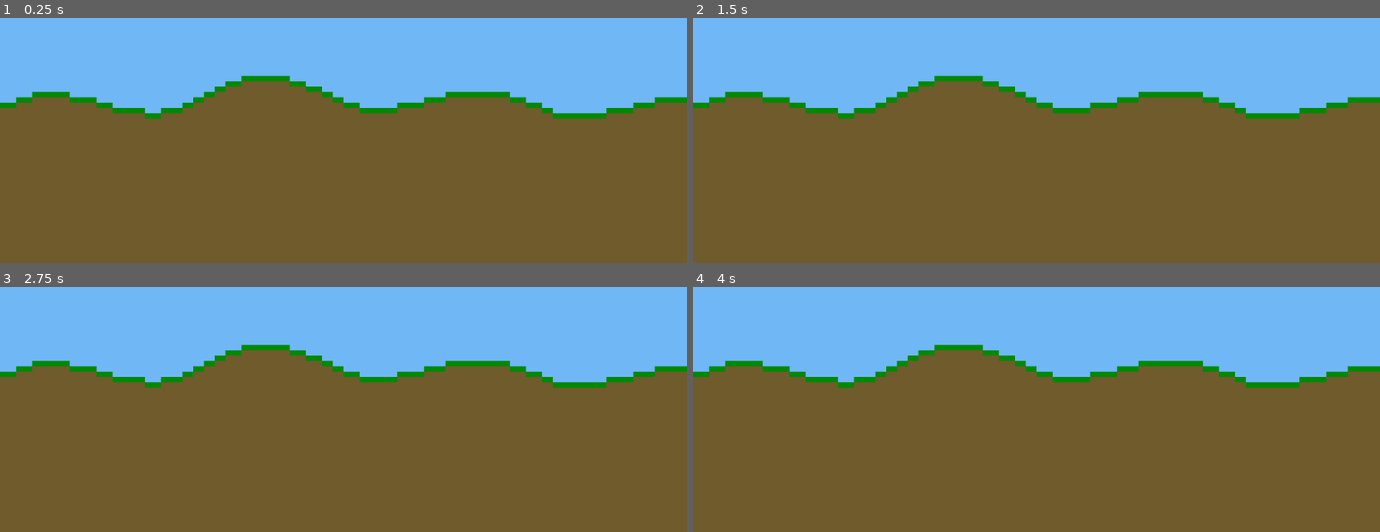
Above: before the commit, frames 1-4 (two rows, left to right).
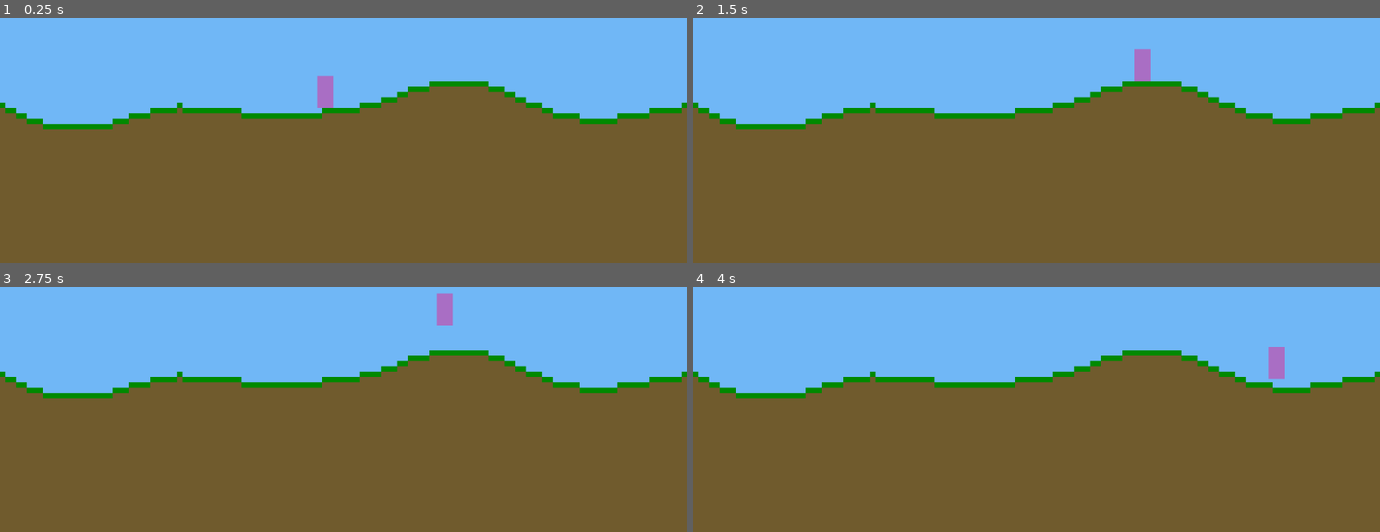
Above: after the commit, the same moments.

Repository: prophets-of-tron/into-the-woods
Game: Godot game, scene res://World.tscn
The game is run twice, just before and just after one commit, with the same random seed, the same clock (stepped at 60 frames per second) and the same inputs. Before the commit the project starts from res://Game.tscn.
Inputs:
- Up to frame 1 (0.25 s): no input
- Up to frame 2 (1.5 s): tap Enter at 0.5 s; hold Space 0.53-1.28 s; hold D from 0.53 s (still down); tap Space at 1.35 s
- Up to frame 3 (2.75 s): tap Space at 1.52, 1.82 s; release D at 2.03 s; hold A from 2.03 s (still down); hold Space from 2.03 s (still down)
- Up to frame 4 (4 s): release A at 2.78 s; release Space at 2.78 s; hold D from 2.78 s (still down); tap Space at 2.85, 3.02, 3.32 s; hold Space from 3.53 s (still down)

The runs differ from the first frame. In frame 1, 7.9% of the frame differs, in the area x 0-100%, y 23-46%; in frame 2, 8.1%, in the area x 0-100%, y 12-46%; in frame 3, 8.1%; in frame 4, 8.1%.

Commit message:
:sparkles: Add basic player movement
- Rename Game to World

Diff:
--- a/into-the-woods/Game.tscn
+++ /dev/null
@@ -1,9 +0,0 @@
-[gd_scene load_steps=3 format=2]
-
-[ext_resource path="res://Game.gd" type="Script" id=1]
-[ext_resource path="res://terrain/Terrain.tscn" type="PackedScene" id=2]
-
-[node name="Game" type="Node2D"]
-script = ExtResource( 1 )
-
-[node name="Terrain" parent="." instance=ExtResource( 2 )]
--- /dev/null
+++ b/into-the-woods/World.tscn
@@ -0,0 +1,15 @@
+[gd_scene load_steps=4 format=2]
+
+[ext_resource path="res://World.gd" type="Script" id=1]
+[ext_resource path="res://terrain/Terrain.tscn" type="PackedScene" id=2]
+[ext_resource path="res://player/Player.tscn" type="PackedScene" id=3]
+
+[node name="World" type="Node2D"]
+script = ExtResource( 1 )
+
+[node name="Terrain" parent="." instance=ExtResource( 2 )]
+
+[node name="Player" parent="." instance=ExtResource( 3 )]
+position = Vector2( 493.791, 233.858 )
+gravity = 20
+jump_height = -300
--- /dev/null
+++ b/into-the-woods/player/Player.gd
@@ -0,0 +1,29 @@
+extends KinematicBody2D
+
+export(int) var gravity
+export(int) var acceleration
+export(int) var max_speed
+export(int) var jump_height
+export(float) var friction_coeff
+
+var motion = Vector2()
+
+func _physics_process(delta):
+	motion.y += gravity
+
+	var moving = false
+	if Input.is_key_pressed(KEY_A):
+		motion.x = max(motion.x - acceleration, -max_speed)
+		moving = true
+	if Input.is_key_pressed(KEY_D):
+		motion.x = min(motion.x + acceleration, +max_speed)
+		moving = true
+	if not moving:
+		# apply friction
+		motion.x = lerp(motion.x, 0, friction_coeff)
+
+	if is_on_floor():
+		if Input.is_key_pressed(KEY_SPACE):
+			motion.y = jump_height
+
+	motion = move_and_slide(motion, Vector2.UP)
--- a/into-the-woods/player/Player.tscn
+++ b/into-the-woods/player/Player.tscn
@@ -1,14 +1,22 @@
-[gd_scene load_steps=3 format=2]
+[gd_scene load_steps=4 format=2]
 
-[ext_resource path="res://player/Player.png" type="Texture" id=1]
+[ext_resource path="res://player/Player.gd" type="Script" id=1]
+[ext_resource path="res://player/Player.png" type="Texture" id=2]
 
 [sub_resource type="RectangleShape2D" id=1]
 extents = Vector2( 8, 16 )
 
-[node name="Player" type="RigidBody2D"]
+[node name="Player" type="KinematicBody2D"]
+scale = Vector2( 1.5, 1.5 )
+script = ExtResource( 1 )
+gravity = -20
+acceleration = 50
+max_speed = 200
+jump_height = 550
+friction_coeff = 0.2
 
 [node name="CollisionShape2D" type="CollisionShape2D" parent="."]
 shape = SubResource( 1 )
 
 [node name="Sprite" type="Sprite" parent="."]
-texture = ExtResource( 1 )
+texture = ExtResource( 2 )
--- a/into-the-woods/project.godot
+++ b/into-the-woods/project.godot
@@ -16,7 +16,7 @@
 [application]
 
 config/name="decivilization"
-run/main_scene="res://Game.tscn"
+run/main_scene="res://World.tscn"
 config/icon="res://icon.png"
 
 [autoload]
--- a/into-the-woods/terrain/Terrain.tscn
+++ b/into-the-woods/terrain/Terrain.tscn
@@ -4,4 +4,3 @@
 
 [node name="Terrain" type="Node2D"]
 script = ExtResource( 1 )
-width = 150
Renamed: into-the-woods/Game.gd -> into-the-woods/World.gd
Binary file changed: into-the-woods/player/Player.png
